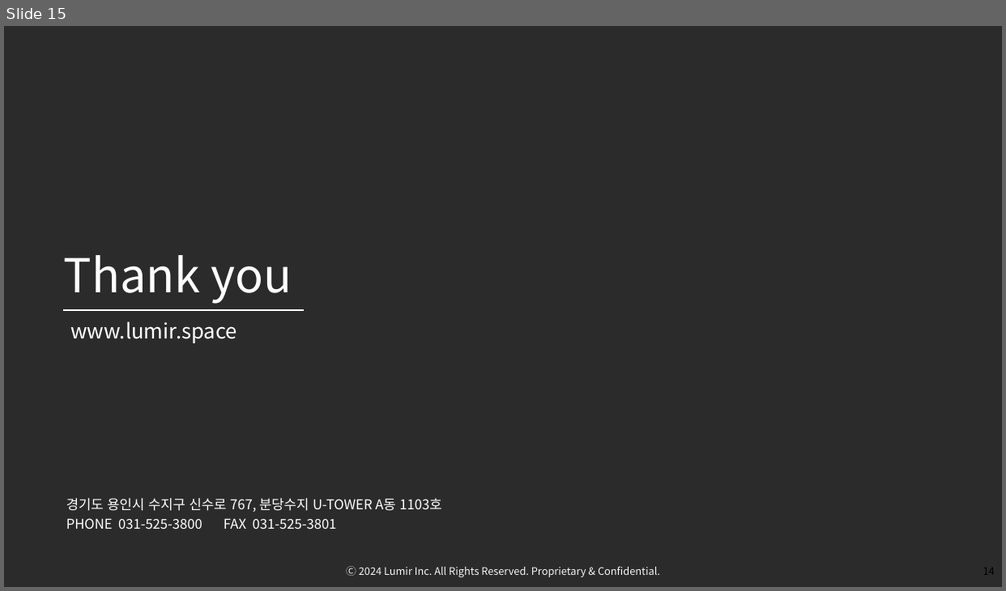
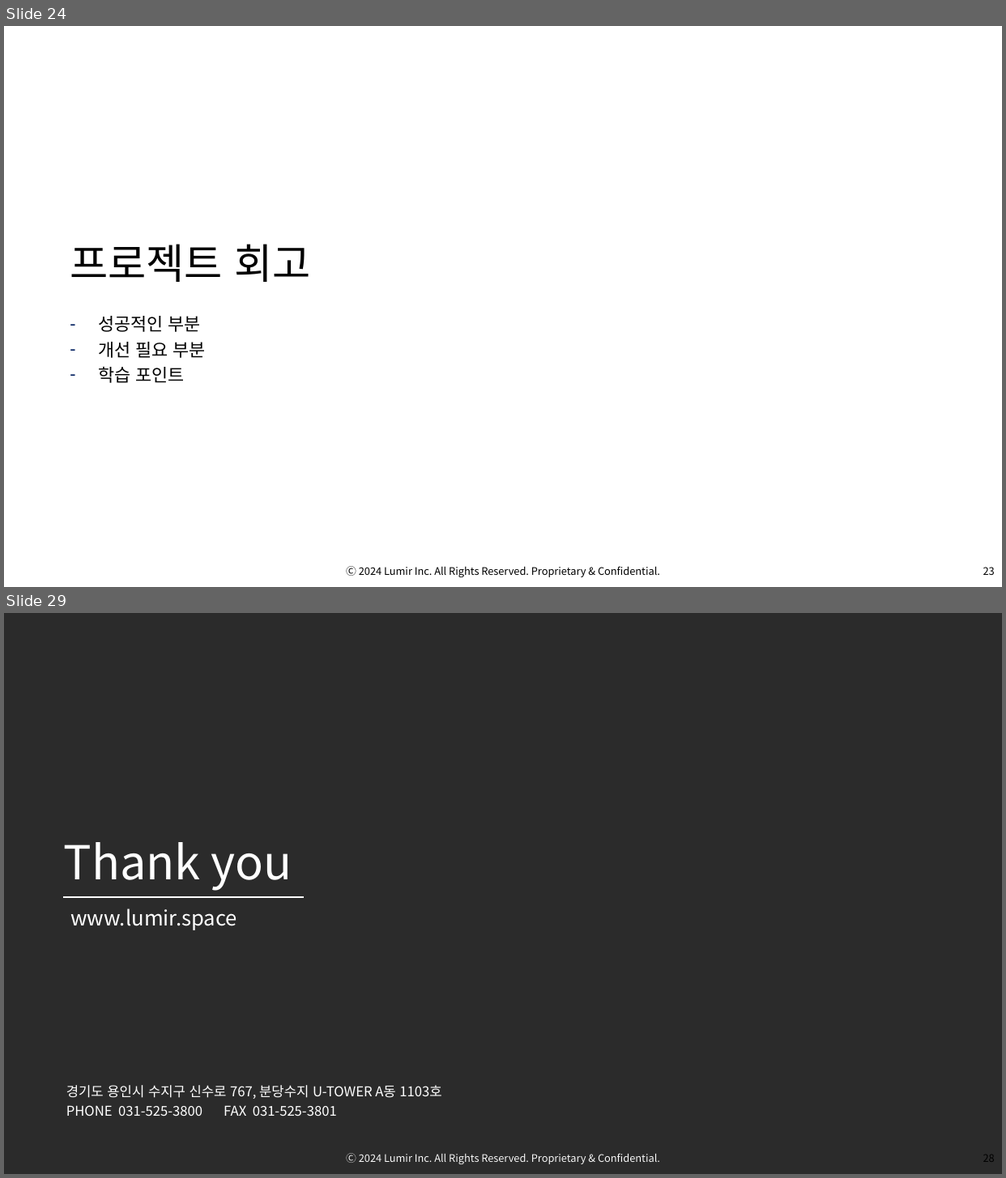
Before and after one commit to OsterRepository/OsterRepository, a slide deck: 기술 7부 김민수 성과 발표.pptx. Shown one above the other, each under a label of ours: slide 15 before the commit, slides 24 and 29 after it; the slides between them are not shown. The pictures are 1006x591 and 1006x1178 pixels, drawn with LibreOffice and Linux fonts; fonts in the diff are those of the drawing; background and template pictures are left out; a plain dark background stands for a picture behind light text. Boxes give left, top, right and bottom in pixels: in the first picture for what was removed or moved away, otherwise in the second. Text is boxed around its words. In the diff, an @@ line names an element or a change of style, - is before the commit and + after.

```diff
--- a/기술 7부 김민수 성과 발표.pptx
+++ b/기술 7부 김민수 성과 발표.pptx
@@ slide 24 added at (4, 26, 1002, 587), background picture (left out); not listed: 2 template elements that a slide beside it also shows @@
@@ title added at (70, 244, 310, 282), 40 pt, text #000000 @@
+프로젝트 회고
@@ text added at (98, 316, 206, 383), 17 pt, text #000000 @@
+– 성공적인 부분
+– 개선 필요 부분
+– 학습 포인트
@@ what was slide 15 is now slide 29 @@
```
Also in this commit, not shown: 13 other slides added.
